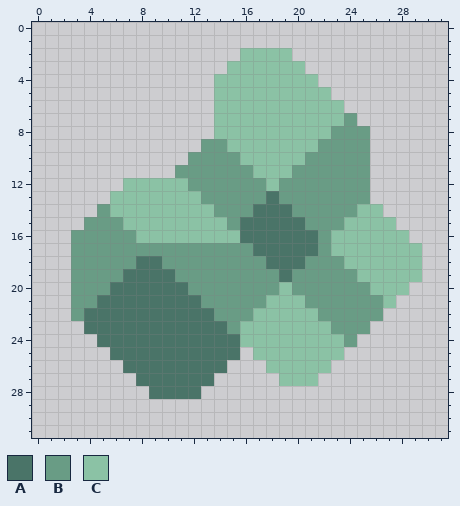
Edited in one commit: pixel-art sprite (sprites/items/kiten.png). Above: the version before the commit.
The file is 32x32 pixels.
Palette (. is transparent): A #4a7468  B #699c85  C #8bc2a5
Pixels before, first column x 3:
 2 .............CCCC..........
 3 ............CCCCCC.........
 4 ...........CCCCCCCC........
 5 ...........CCCCCCCCC.......
 6 ...........CCCCCCCCCC......
 7 ...........CCCCCCCCCCB.....
 8 ...........CCCCCCCCCBBB....
 9 ..........BBCCCCCCCBBBB....
10 .........BBBBCCCCCBBBBB....
11 ........BBBBBBCCCBBBBBB....
12 ....CCCCCBBBBBBCBBBBBBB....
13 ...CCCCCCCBBBBBABBBBBBB....
14 ..BCCCCCCCCBBBAAABBBBBCC...
15 .BBBCCCCCCCCBAAAAABBBCCCC..
16 BBBBBCCCCCCCCAAAAAABCCCCCC.
17 BBBBBBBBBBBBBBAAAAABCCCCCCC
18 BBBBBAABBBBBBBBAAABBBCCCCCC
19 BBBBAAAABBBBBBBBABBBBBCCCCC
20 BBBAAAAAABBBBBBBCBBBBBBCCC.
21 BBAAAAAAAABBBBBCCCBBBBBBC..
22 BAAAAAAAAAABBBCCCCCBBBBB...
23 .AAAAAAAAAAABCCCCCCCBBB....
24 ..AAAAAAAAAAACCCCCCCCB.....
25 ...AAAAAAAAAA.CCCCCCC......
26 ....AAAAAAAA...CCCCC.......
27 .....AAAAAA.....CCC........
28 ......AAAA.................
Now the later version:
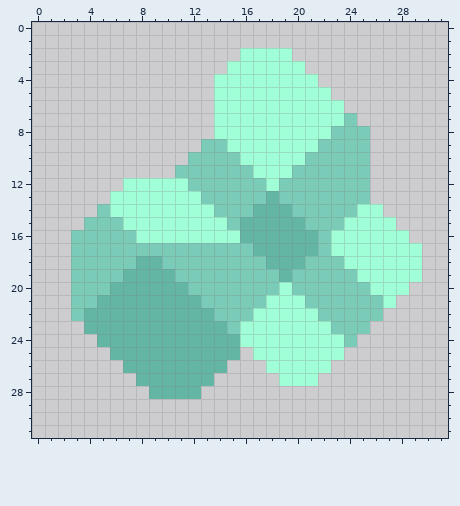
Difference:
colour A: #4a7468 -> #62b6a3
colour B: #699c85 -> #7bcbb9
colour C: #8bc2a5 -> #a0ffd6
Where, in picture pixels (left, top, right, bottom), the same in both pictures:
changed: (71, 48, 422, 399)
